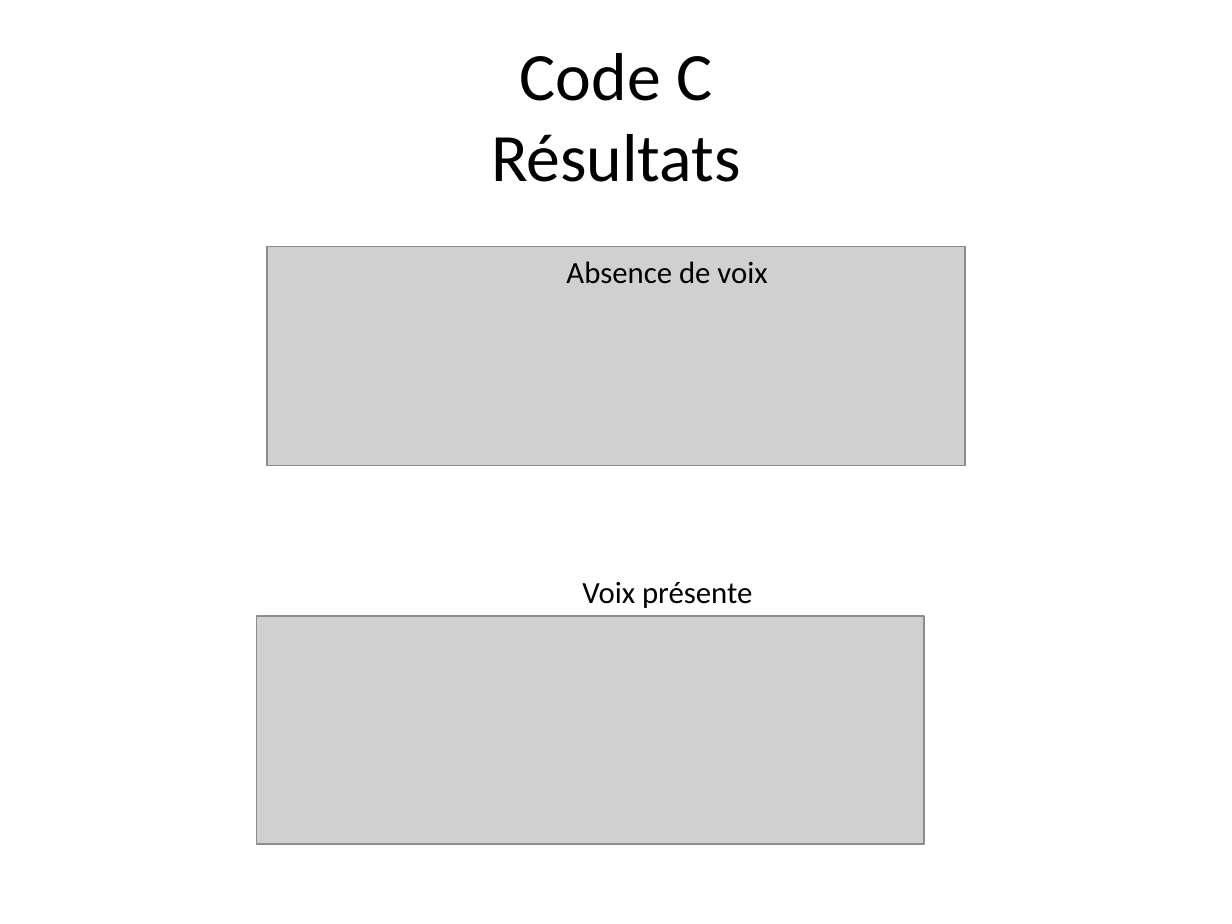
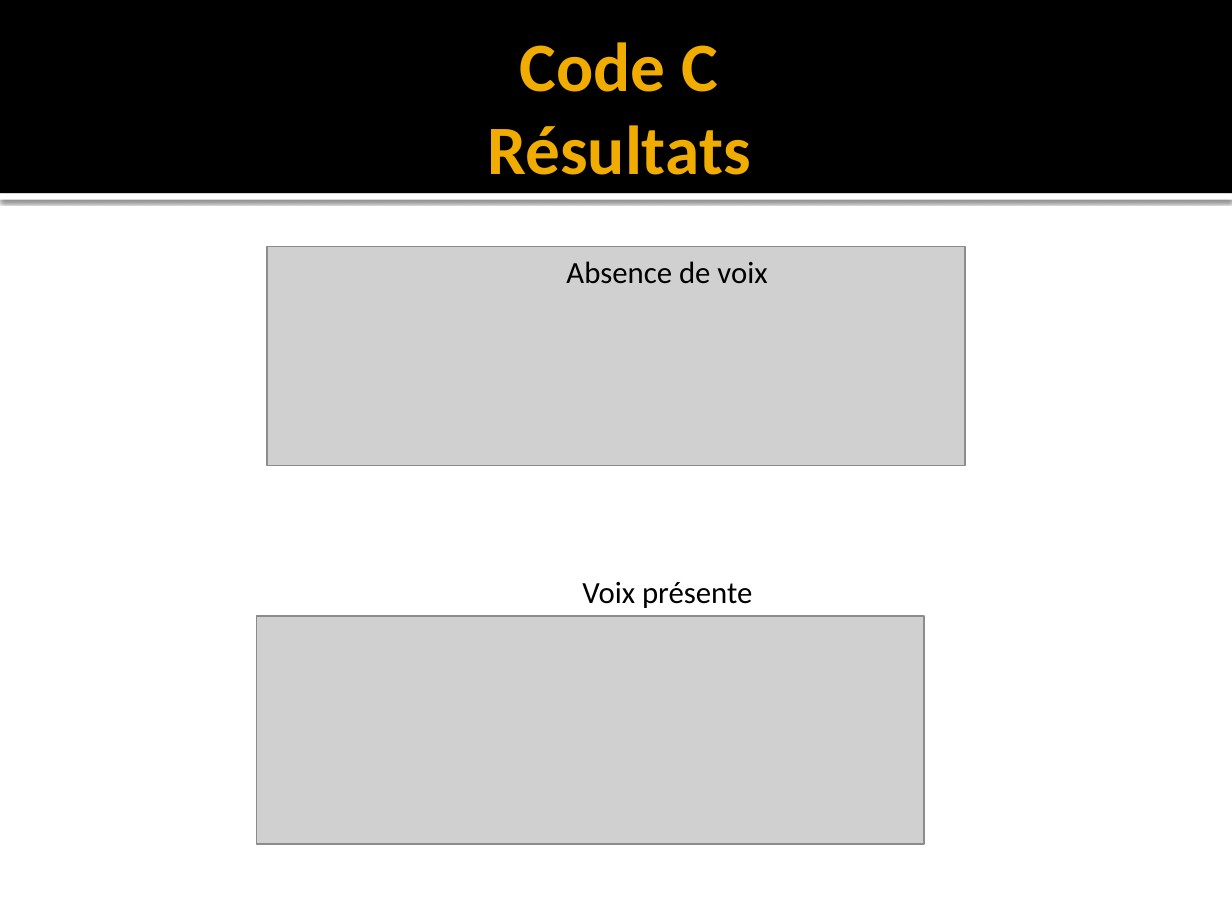
Before and after one commit to pelavoie/sys835, a slide deck: slide 8 of presentation/Presentation-Rick.pptx. Drawn at 1232x924 pixels with LibreOffice and Linux fonts; fonts in the diff are those of the drawing; grey boxes stand for pictures. Boxes give left, top, right and bottom in pixels: in the first picture for what was removed or moved away, otherwise in the second. Text is boxed around its words. In the diff, an @@ line names an element or a change of style, - is before the commit and + after.

```diff
--- a/presentation/Presentation-Rick.pptx
+++ b/presentation/Presentation-Rick.pptx
@@ rectangle added at <box>0,0,1232,193</box>, fill #000000 @@
@@ title "Code C Résultats": place and size @@
-title "Code C Résultats" at <box>491,53,741,182</box>
+title "Code C Résultats" at <box>487,42,750,175</box>
@@ title "Code C Résultats" at <box>487,42,750,175</box>: size 39.6 to 40.5 pt, text colour #000000 to #F0AD00, bold on @@
@@ rectangle added at <box>0,193,1232,200</box>, fill #FFFFFF @@
```
Also in this commit, not shown: 9 other slides changed.
